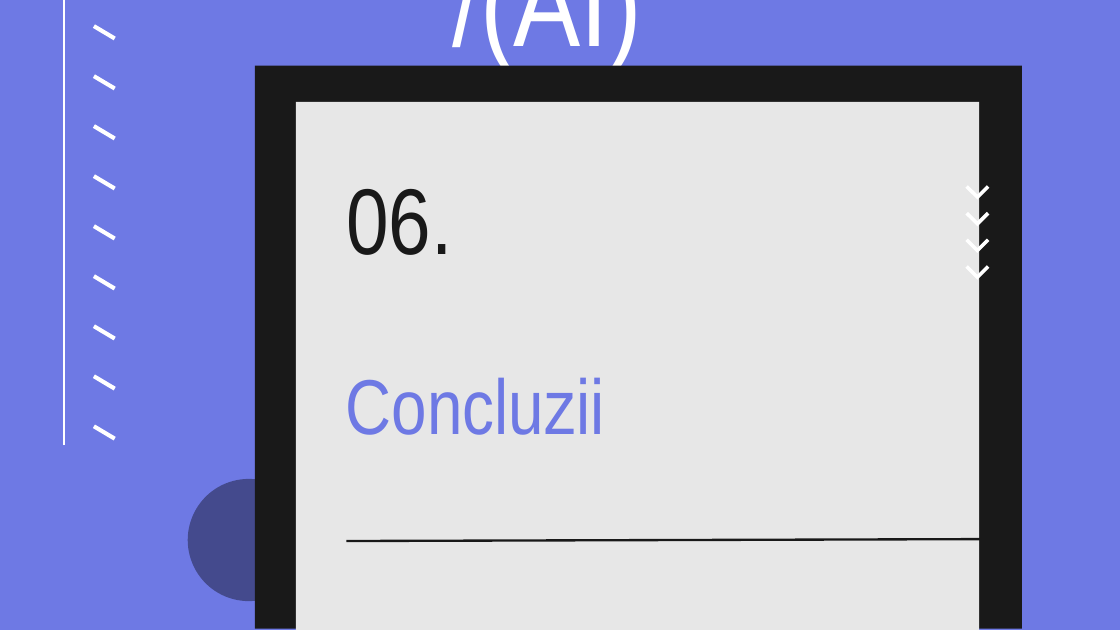
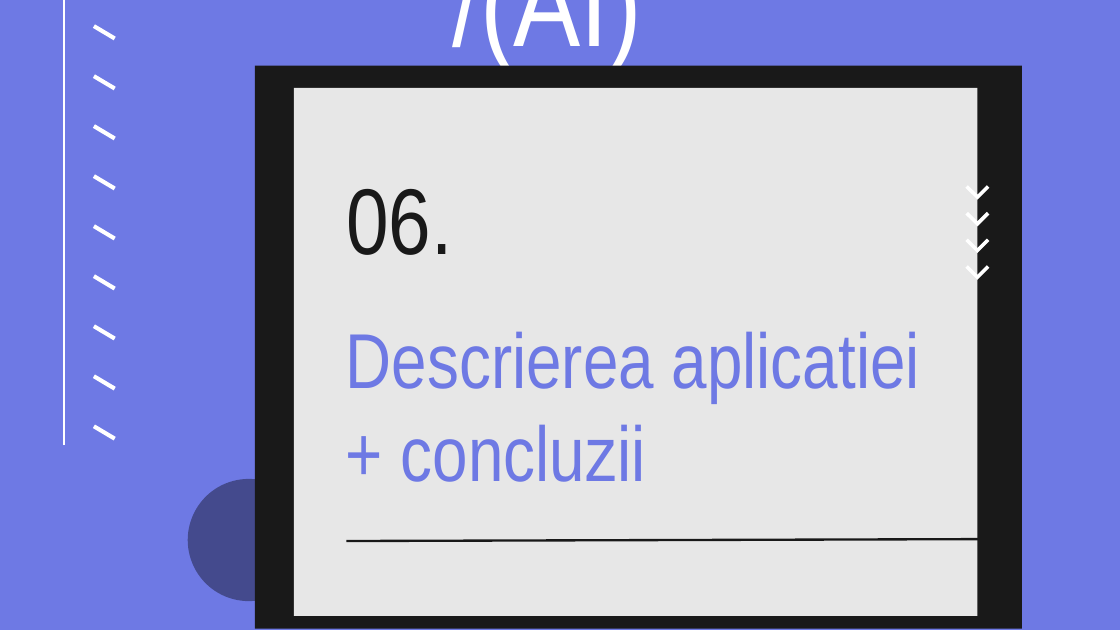
Before and after one commit to Horel7458/Proiect-Retele-Neuronale, a slide deck: slide 23 of docs/PROIECTLARN.pptx (slide 21 before the commit). Drawn at 1120x630 pixels with LibreOffice and Linux fonts; fonts in the diff are those of the drawing. Boxes give left, top, right and bottom in pixels: in the first picture for what was removed or moved away, otherwise in the second. Text is boxed around its words. In the diff, an @@ line names an element or a change of style, - is before the commit and + after.

```diff
--- a/docs/PROIECTLARN.pptx
+++ b/docs/PROIECTLARN.pptx
@@ rectangle: place and size @@
-rectangle at [296,102,979,630]
+rectangle at [293,87,977,616]
@@ title at [346,331,920,482]: text changed @@
-Concluzii
+Descrierea aplicatiei + concluzii
```
Also in this commit, not shown: 5 other slides changed, 4 slides added, 44 other files.
